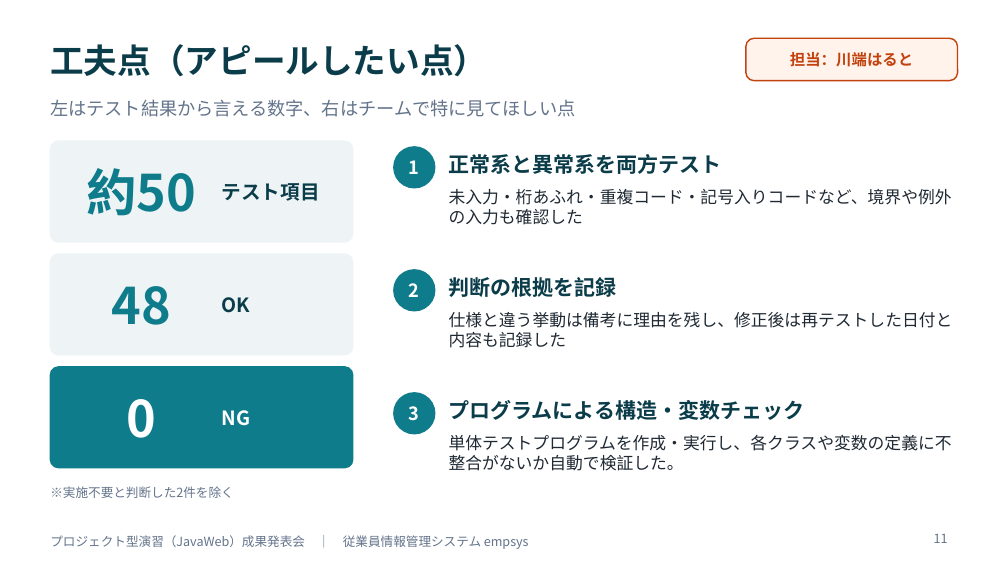
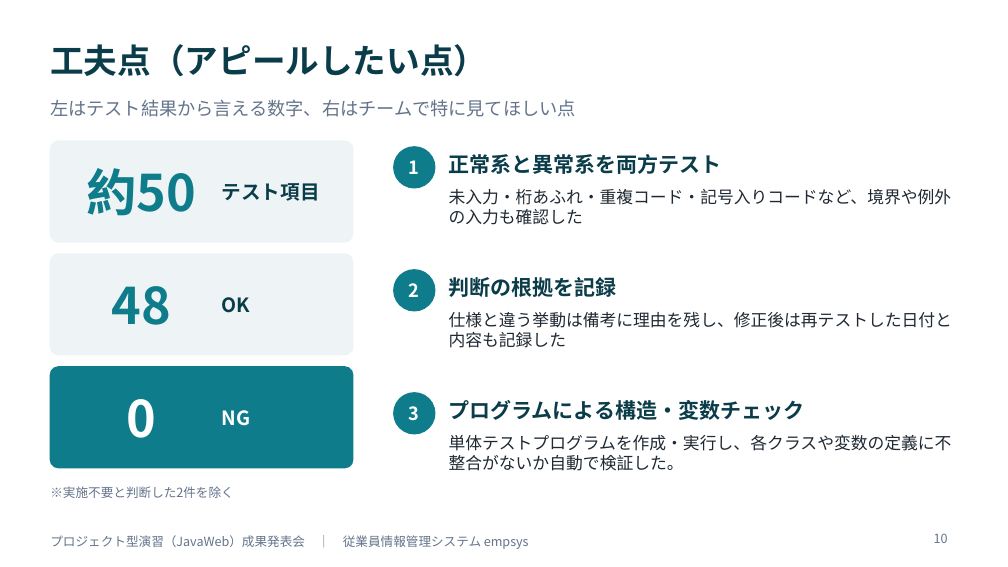
Before and after one commit to amasato1221/web_-application, a slide deck: slide 10 of 成果発表会資料_テンプレート.pptx (slide 11 before the commit). Drawn at 1008x567 pixels with LibreOffice and Linux fonts; fonts in the diff are those of the drawing. Boxes give left, top, right and bottom in pixels: in the first picture for what was removed or moved away, otherwise in the second. Text is boxed around its words. In the diff, an @@ line names an element or a change of style, - is before the commit and + after.

```diff
--- a/成果発表会資料_テンプレート.pptx
+++ b/成果発表会資料_テンプレート.pptx
@@ rounded rectangle removed at [746,38,958,81] @@
-担当：川端はると
@@ page number at [934,533,948,543]: text changed @@
-11
+10
```
Also in this commit, not shown: 10 other slides changed, 1 slide removed, 6 other files.
